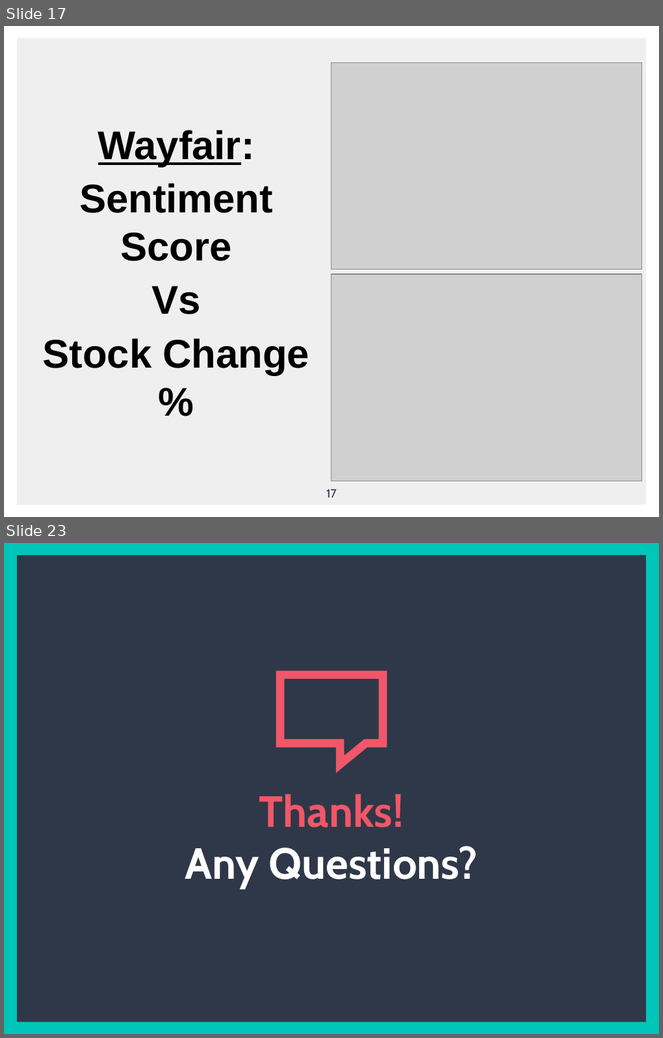
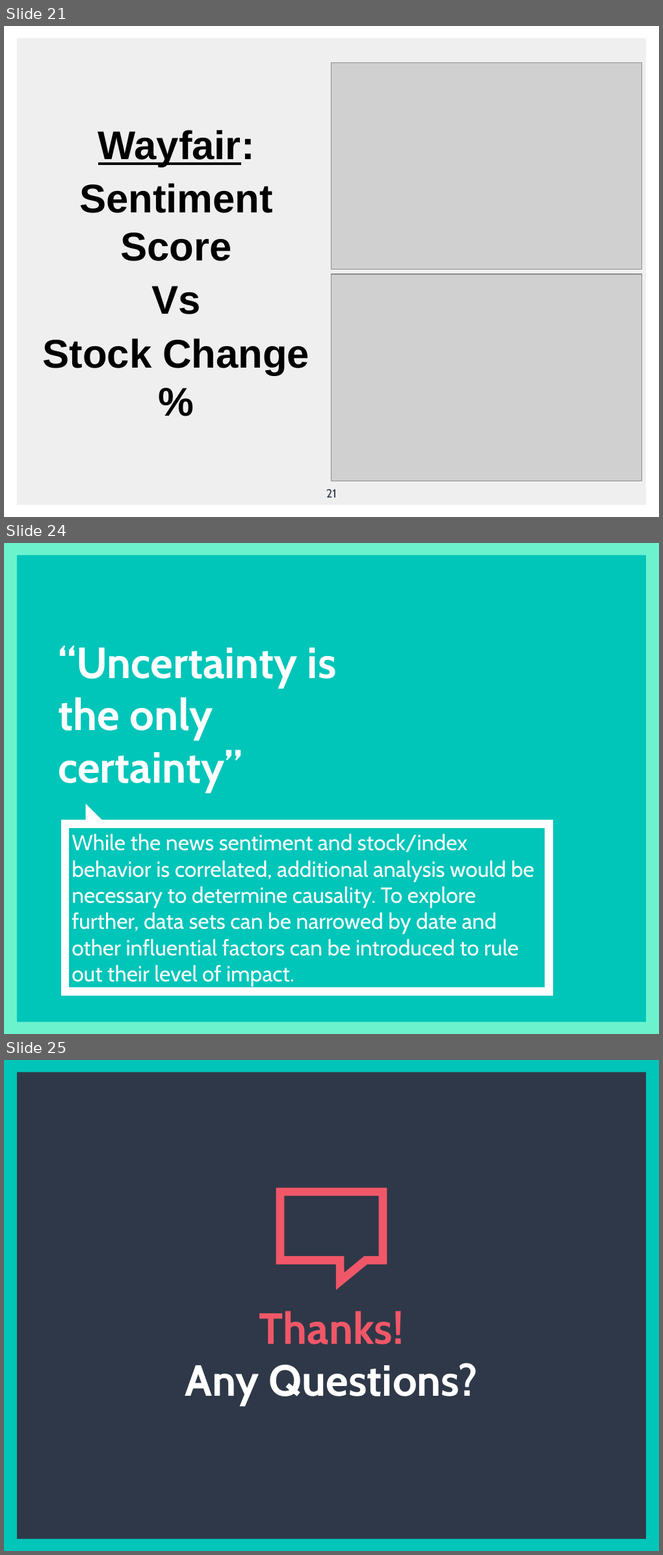
Before and after one commit to jsialcalde/news_project, a slide deck: News Project Presentation.pptx. Shown one above the other, each under a label of ours: slides 17 and 23 before the commit, slides 21, 24 and 25 after it; the slides between them are not shown. The pictures are 663x1038 and 663x1555 pixels, drawn with LibreOffice and Linux fonts; fonts in the diff are those of the drawing; grey boxes stand for pictures. Boxes give left, top, right and bottom in pixels: in the first picture for what was removed or moved away, otherwise in the second. Text is boxed around its words. In the diff, an @@ line names an element or a change of style, - is before the commit and + after.

```diff
--- a/News Project Presentation.pptx
+++ b/News Project Presentation.pptx
@@ slide 24 added at bbox=[4, 543, 659, 1034], background #6CF3CE @@
@@ rectangle added at bbox=[17, 555, 646, 1022], fill #00C5B9 @@
@@ title added at bbox=[58, 645, 337, 793], 48 pt, text #FFFFFF, bold @@
+“Uncertainty is the only certainty”
@@ right triangle added at bbox=[86, 804, 105, 823], fill #FFFFFF @@
@@ subtitle added at bbox=[65, 824, 549, 991], outline #FFFFFF 9 pt, 24 pt, text #FFFFFF @@
+While the news sentiment and stock/index behavior is correlated, additional analysis would be necessary to determine causality. To explore further, data sets can be narrowed by date and other influential factors can be introduced to rule out their level of impact.
@@ what was slide 17 is now slide 21 @@
@@ page number at bbox=[326, 489, 337, 498]: text changed @@
-17
+21
@@ what was slide 23 is now slide 25 @@
```
Also in this commit, not shown: 2 slides changed, 6 other slides added, 5 slides removed.
